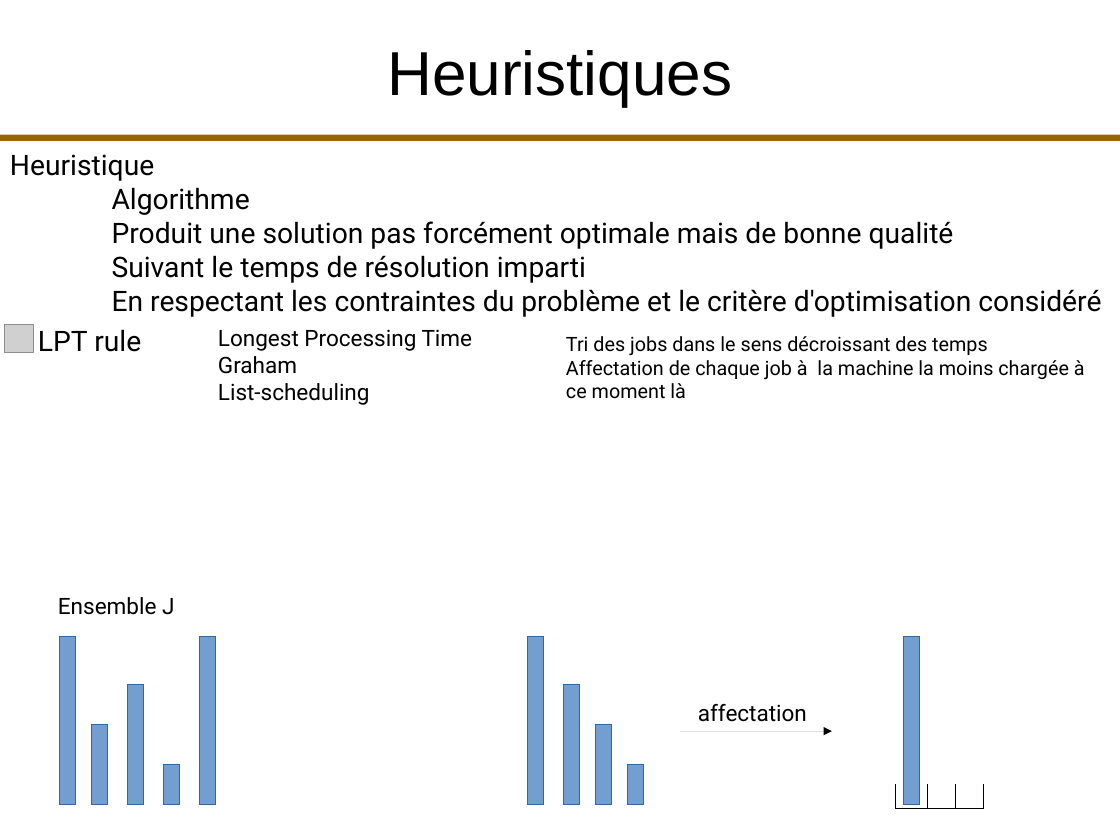
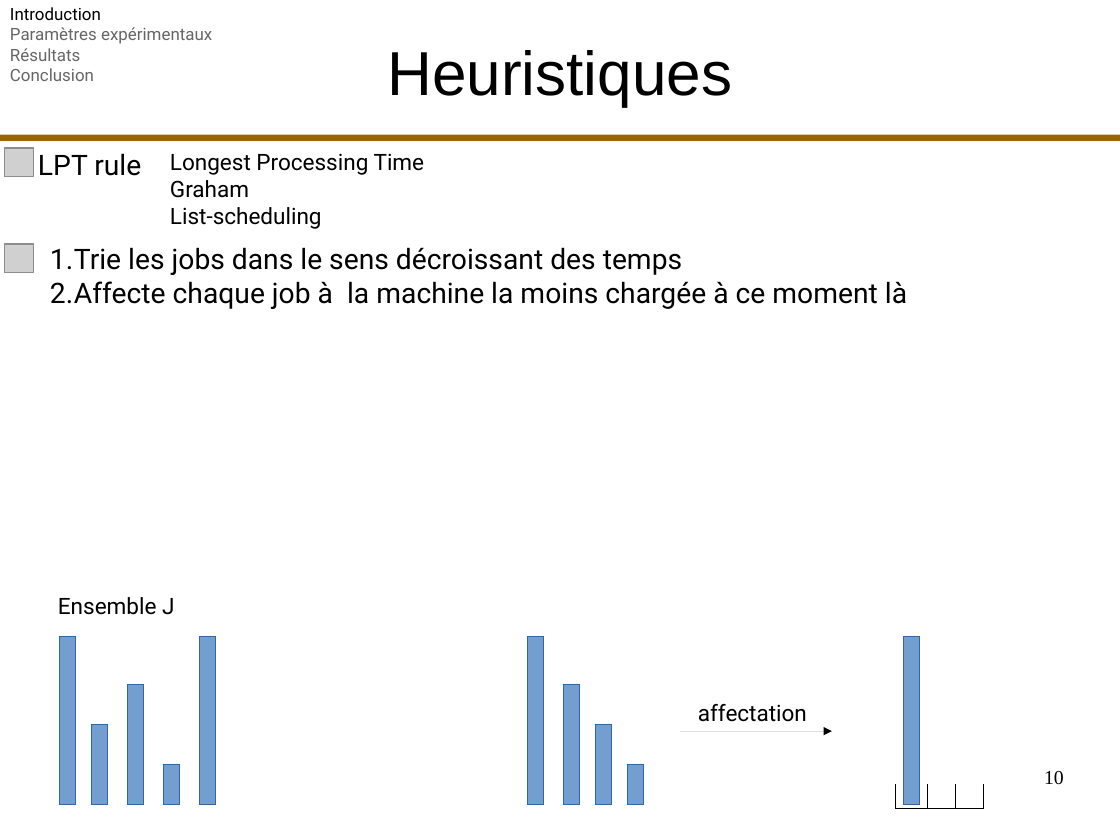
Before and after one commit to fColas68/eprLPT, a slide deck: slide 10 of presentation/presentation.odp. Drawn at 1120x840 pixels with LibreOffice and Linux fonts; fonts in the diff are those of the drawing; grey boxes stand for pictures. Boxes give left, top, right and bottom in pixels: in the first picture for what was removed or moved away, otherwise in the second. Text is boxed around its words. In the diff, an @@ line names an element or a change of style, - is before the commit and + after.

```diff
--- a/presentation/presentation.odp
+++ b/presentation/presentation.odp
@@ text added at [10,7,212,81], 12 pt, text #666666 @@
+Introduction
+Paramètres expérimentaux
+Résultats
+Conclusion
@@ picture added at [4,148,33,177] @@
@@ text "LPT rule": place and size @@
-text "LPT rule" at [38,329,141,352]
+text "LPT rule" at [38,153,141,176]
@@ text "Longest Processing Time": place and size @@
-text "Longest Processing Time" at [218,329,473,405]
+text "Longest Processing Time" at [170,153,425,229]
@@ text removed at [10,154,1101,317] @@
-Heuristique
-Algorithme
-Produit une solution pas forcément optimale mais de bonne qualité
-Suivant le temps de résolution imparti
-En respectant les contraintes du problème et le critère d'optimisation considéré
@@ picture: place and size @@
-picture at [4,324,33,353]
+picture at [4,244,33,272]
@@ text at [50,247,907,309]: text changed; size 14 to 20 pt @@
-Tri des jobs dans le sens décroissant des temps
-Affectation de chaque job à la machine la moins chargée à ce moment là
+1. Trie les jobs dans le sens décroissant des temps
+2. Affecte chaque job à la machine la moins chargée à ce moment là
@@ page number added at [1044,771,1064,785], 14 pt, text #000000 @@
+10
```
Also in this commit, not shown: 72 other slides changed, 10 slides added, 12 slides removed.
